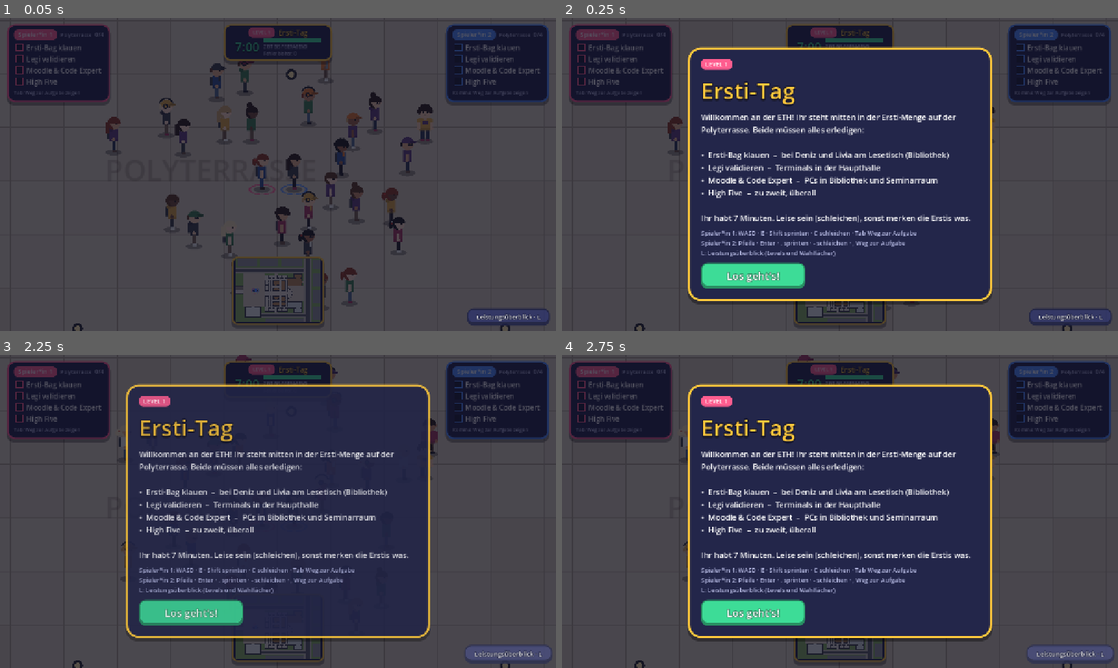
Above: before the commit, frames 1-4 (two rows, left to right).
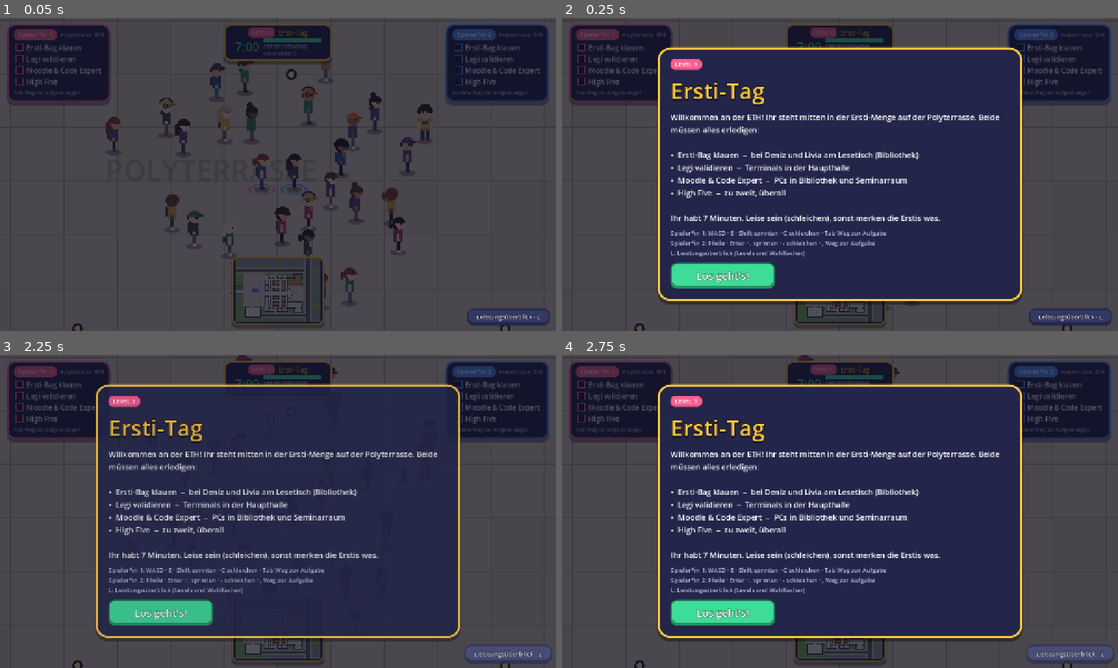
Above: after the commit, the same moments.

Repository: fzehnder/viscon-game
Game: Godot game, scene res://main.tscn
The game is run twice, just before and just after one commit, with the same random seed, the same clock (stepped at 60 frames per second) and the same inputs. This scene is started directly instead of the project's main scene.
Inputs:
- Up to frame 1 (0.05 s): no input
- Up to frame 2 (0.25 s): no input
- Up to frame 3 (2.25 s): click "Los geht's!" at 0.5 s; click "Leistungsüberblick · L" at 1.25 s; click "Level 1 starten" at 2 s
- Up to frame 4 (2.75 s): no input

Frame 1 is identical in both runs. In frame 2, 16% of the frame differs, in the area x 17-83%, y 9-92%; in frame 3, 15%; in frame 4, 16%.

Commit message:
HUD: a start, win or lose card that is too tall is shown smaller
A long mission text made the card taller than the screen (Polyball: 844 px
on a screen of 720), and it ran over the edge at the top and the bottom.
The text is wider now (780 instead of 640), and a card that still does not
fit is scaled down as a whole.

Co-Authored-By: Claude Opus 5.5 <noreply@anthropic.com>

Diff:
--- a/godot/scripts/hud.gd
+++ b/godot/scripts/hud.gd
@@ -40,6 +40,7 @@
 var toast_tw: Tween
 # overlay
 var overlay: Control
+var ov_cc: CenterContainer     # holds the card; scaled down when the card would not fit on the screen
 var ov_card: PanelContainer
 var ov_tag: Label
 var ov_tag_p: PanelContainer
@@ -384,6 +385,8 @@
 	var cc := CenterContainer.new()
 	overlay.add_child(cc)
 	cc.set_anchors_and_offsets_preset(Control.PRESET_FULL_RECT)
+	ov_cc = cc
+	root.resized.connect(_fit_overlay)
 	ov_card = UI.panel(UI.NAVY, UI.YELLOW, 28, 26)
 	ov_card.mouse_filter = Control.MOUSE_FILTER_STOP
 	cc.add_child(ov_card)
@@ -398,10 +401,10 @@
 	ov_title = UI.label("", 52, UI.YELLOW, 10)
 	ov.add_child(ov_title)
 	ov_body = UI.label("", 18, UI.WHITE, 0, true)
-	ov_body.custom_minimum_size = Vector2(640, 0)
+	ov_body.custom_minimum_size = Vector2(780, 0)
 	ov.add_child(ov_body)
 	ov_hint = UI.label("", 14, UI.MUTED, 0, true)
-	ov_hint.custom_minimum_size = Vector2(640, 0)
+	ov_hint.custom_minimum_size = Vector2(780, 0)
 	ov.add_child(ov_hint)
 	var brow := HBoxContainer.new()
 	brow.add_theme_constant_override("separation", 14)
@@ -439,6 +442,8 @@
 	ov_btn.add_theme_stylebox_override("hover", UI._btn_box(btn.lightened(0.12), 8, 10))
 	ov_menu.visible = with_menu
 	overlay.visible = true
+	_fit_overlay()
+	_fit_overlay.call_deferred()   # once more when the new texts have been laid out
 	UI.pop_in(ov_card, 0.05)
 	match kind:
 		"win":
@@ -457,6 +462,19 @@
 
 func hide_overlay() -> void:
 	overlay.visible = false
+
+
+## A card with a long text (mission description) can be taller than the screen: then the whole
+## card is shown smaller instead of running over the edge. The container is scaled, not the card,
+## because the card has its own pop-in animation.
+func _fit_overlay() -> void:
+	if ov_cc == null or not overlay.visible:
+		return
+	var vs: Vector2 = root.size
+	var need: Vector2 = ov_card.get_combined_minimum_size()
+	var k := minf(1.0, minf((vs.x - 36.0) / maxf(need.x, 1.0), (vs.y - 36.0) / maxf(need.y, 1.0)))
+	ov_cc.pivot_offset = vs / 2.0
+	ov_cc.scale = Vector2(k, k)
 
 
 # ------------------------------------------------------------------ toast + celebrate
